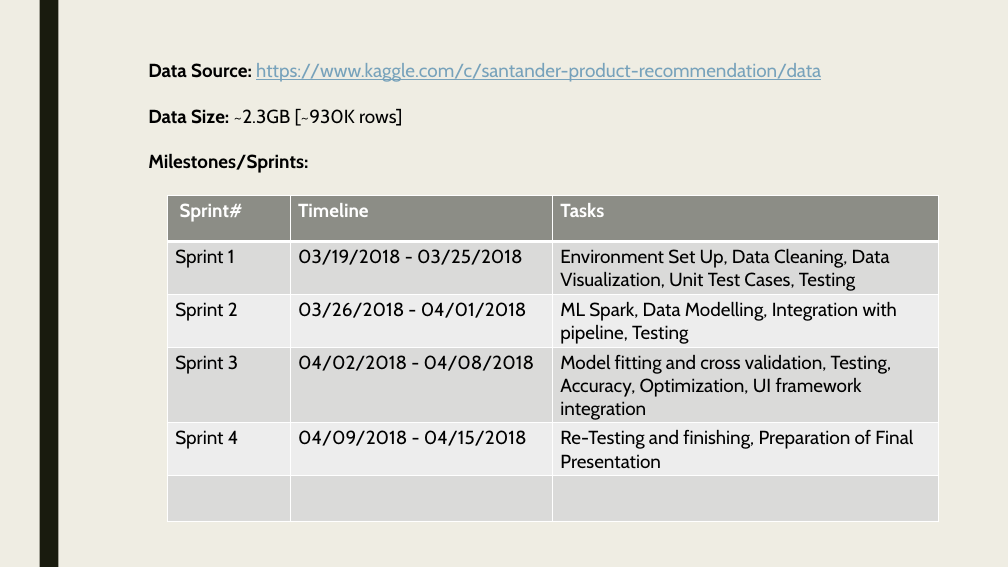
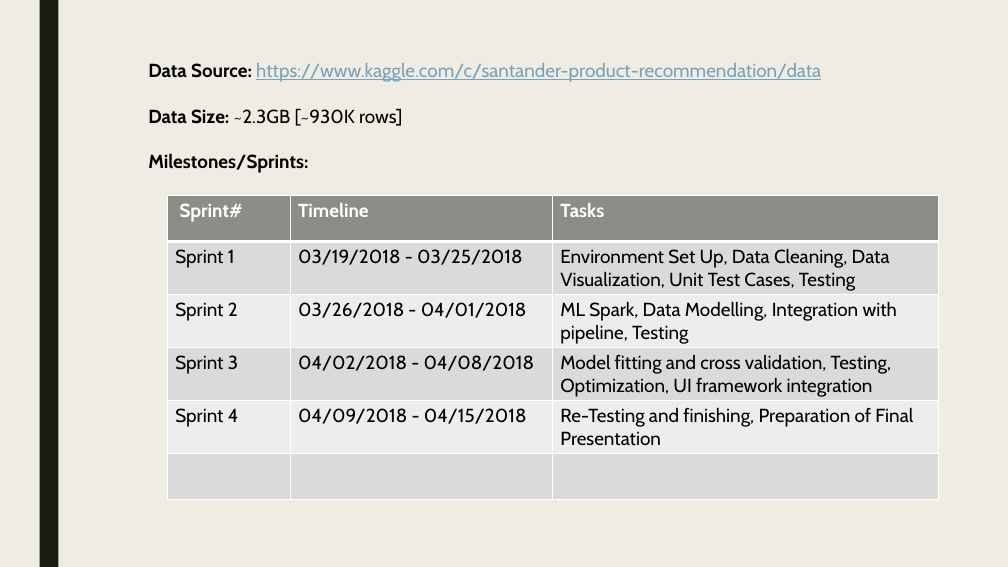
Before and after one commit to vaishalilambe/Team7_Santander_Product_Recommendation, a slide deck: slide 5 of Project_Presentation.pptx. Drawn at 1008x567 pixels with LibreOffice and Linux fonts; fonts in the diff are those of the drawing. Boxes give left, top, right and bottom in pixels: in the first picture for what was removed or moved away, otherwise in the second. Text is boxed around its words. In the diff, an @@ line names an element or a change of style, - is before the commit and + after.

```diff
--- a/Project_Presentation.pptx
+++ b/Project_Presentation.pptx
@@ table at <box>168,195,938,499</box> @@
-row 4, column 3: Model fitting and cross validation, Testing, Accuracy, Optimization, UI framework integration
+row 4, column 3: Model fitting and cross validation, Testing, Optimization, UI framework integration
```
Also in this commit, not shown: 2 other slides changed.
